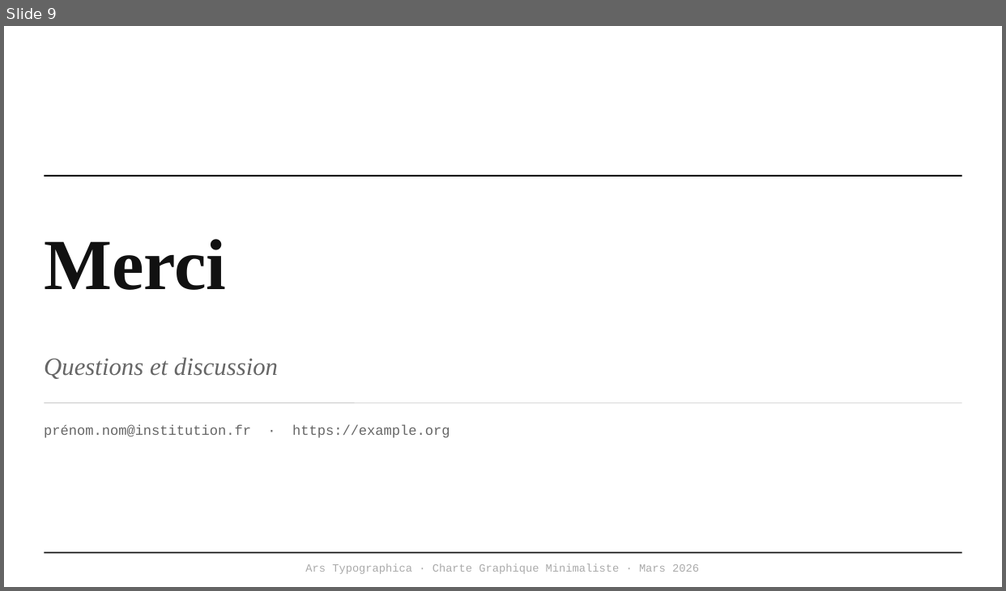
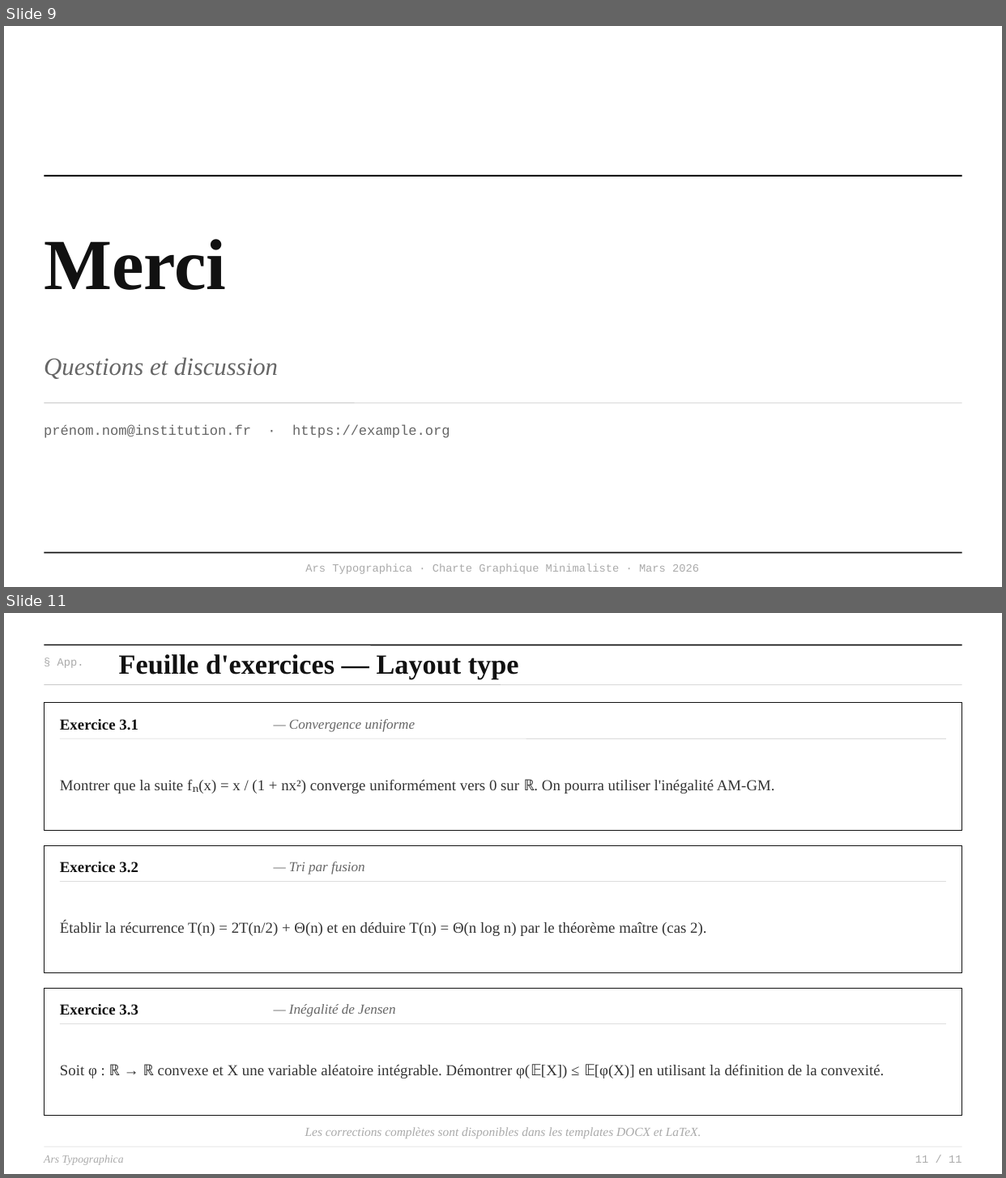
Before and after one commit to dreanod/oc25, a slide deck: repos/website/template_charte.pptx. Shown one above the other, each under a label of ours: slide 9 before the commit, slides 9 and 11 after it; the slides between them are not shown. The pictures are 1006x591 and 1006x1178 pixels, drawn with LibreOffice and Linux fonts; fonts in the diff are those of the drawing. Boxes give left, top, right and bottom in pixels: in the first picture for what was removed or moved away, otherwise in the second. Text is boxed around its words. In the diff, an @@ line names an element or a change of style, - is before the commit and + after.

```diff
--- a/repos/website/template_charte.pptx
+++ b/repos/website/template_charte.pptx
@@ slide 11 added at (4,613,1002,1174), background #FFFFFF @@
@@ line added from (44, 645) to (962, 645), #111111 1 pt @@
@@ text added at (57,658,84,668), 8 pt, text #AAAAAA @@
+§ App.
@@ text added at (119,654,519,679), 20 pt, text #111111, bold @@
+Feuille d'exercices — Layout type
@@ line added from (44, 685) to (962, 685), #CCCCCC 0.5 pt @@
@@ rectangle added at (44,703,962,831), fill #FFFFFF, outline #111111 0.6 pt @@
@@ text added at (60,719,138,730), 11 pt, text #111111, bold @@
+Exercice 3.1
@@ text added at (289,719,415,732), 10 pt, text #666666, italic @@
+— Convergence uniforme
@@ line added from (60, 739) to (946, 739), #CCCCCC 0.3 pt @@
@@ text added at (60,779,775,794), 11 pt, text #333333 @@
+Montrer que la suite fₙ(x) = x / (1 + nx²) converge uniformément vers 0 sur ℝ. On pourra utiliser l'inégalité AM-GM.
@@ rectangle added at (44,845,962,973), fill #FFFFFF, outline #111111 0.6 pt @@
@@ text added at (60,862,138,873), 11 pt, text #111111, bold @@
+Exercice 3.2
@@ text added at (289,862,365,875), 10 pt, text #666666, italic @@
+— Tri par fusion
@@ line added from (60, 881) to (946, 881), #CCCCCC 0.3 pt @@
@@ text added at (60,922,706,936), 11 pt, text #333333 @@
+Établir la récurrence T(n) = 2T(n/2) + Θ(n) et en déduire T(n) = Θ(n log n) par le théorème maître (cas 2).
@@ rectangle added at (44,988,962,1116), fill #FFFFFF, outline #111111 0.6 pt @@
@@ text added at (60,1004,138,1016), 11 pt, text #111111, bold @@
+Exercice 3.3
@@ line added from (60, 1024) to (946, 1024), #CCCCCC 0.3 pt @@
@@ text added at (289,1004,395,1017), 10 pt, text #666666, italic @@
+— Inégalité de Jensen
@@ text added at (60,1064,884,1079), 11 pt, text #333333 @@
+Soit φ : ℝ → ℝ convexe et X une variable aléatoire intégrable. Démontrer φ(𝔼[X]) ≤ 𝔼[φ(X)] en utilisant la définition de la convexité.
@@ line added from (44, 1147) to (962, 1147), #CCCCCC 0.4 pt @@
@@ text added at (305,1127,701,1139), 9 pt, text #AAAAAA, italic @@
+Les corrections complètes sont disponibles dans les templates DOCX et LaTeX.
@@ text added at (44,1155,124,1165), 8 pt, text #AAAAAA, italic @@
+Ars Typographica
@@ text added at (915,1156,961,1163), 8 pt, text #AAAAAA @@
+11 / 11
```
Also in this commit, not shown: 7 slides changed, 1 other slide added, 33 other files.
